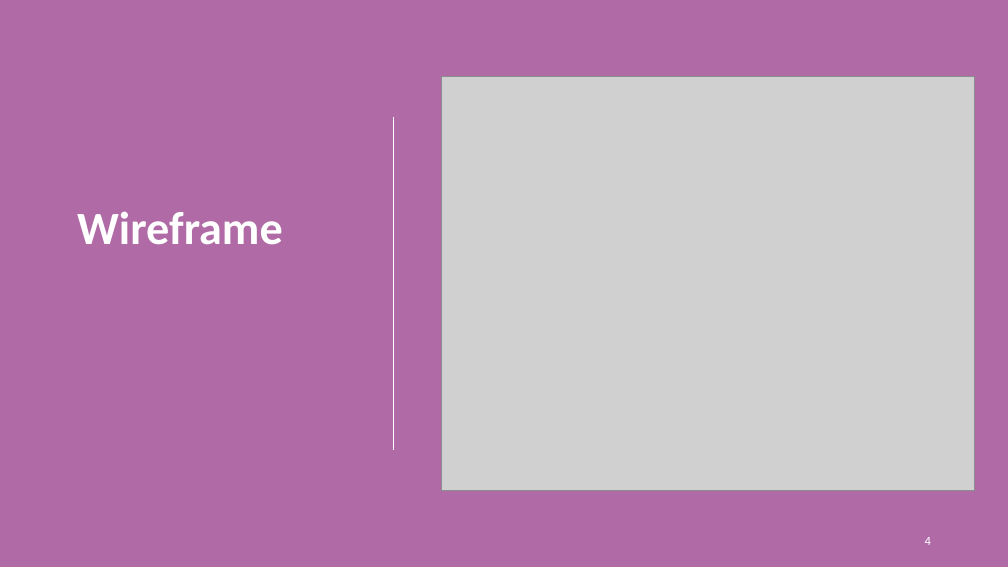
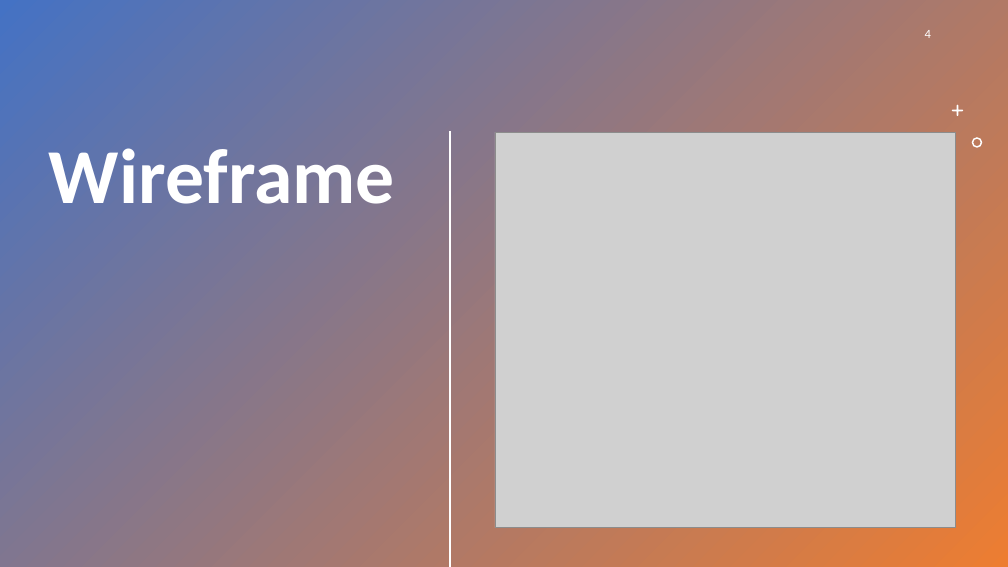
Before and after one commit to HugoHernandez06/Harmony, a slide deck: slide 4 of HarmonyApp.pptx. Drawn at 1008x567 pixels with LibreOffice and Linux fonts; fonts in the diff are those of the drawing; grey boxes stand for pictures. Boxes give left, top, right and bottom in pixels: in the first picture for what was removed or moved away, otherwise in the second. Text is boxed around its words. In the diff, an @@ line names an element or a change of style, - is before the commit and + after.

```diff
--- a/HarmonyApp.pptx
+++ b/HarmonyApp.pptx
@@ background #790568 at 59% opacity to #FFFFFF @@
@@ rectangle added at [0, 0, 1008, 567], fill gradient #4472C4 to #ED7D31 @@
@@ page number: place and size @@
-page number at [925, 537, 931, 545]
+page number at [925, 30, 931, 38]
@@ page number at [925, 30, 931, 38]: more space between paragraphs @@
@@ line removed from (394, 117) to (394, 450) @@
@@ freeform shape added at [952, 105, 963, 116], fill #FFFFFF @@
@@ title "Wireframe": place and size @@
-title "Wireframe" at [77, 211, 283, 245]
+title "Wireframe" at [49, 148, 395, 204]
@@ title "Wireframe" at [49, 148, 395, 204]: size 44 to 74 pt; alignment left to right; vertical alignment bottom to top @@
@@ line added from (451, 132) to (451, 567), #FFFFFF 2 pt @@
@@ picture: place and size @@
-picture at [442, 76, 975, 490]
+picture at [495, 132, 956, 528]
@@ freeform shape added at [972, 137, 982, 147], fill #FFFFFF @@
```
Also in this commit, not shown: 6 other slides changed, 3 slides added, 3 slides removed.
